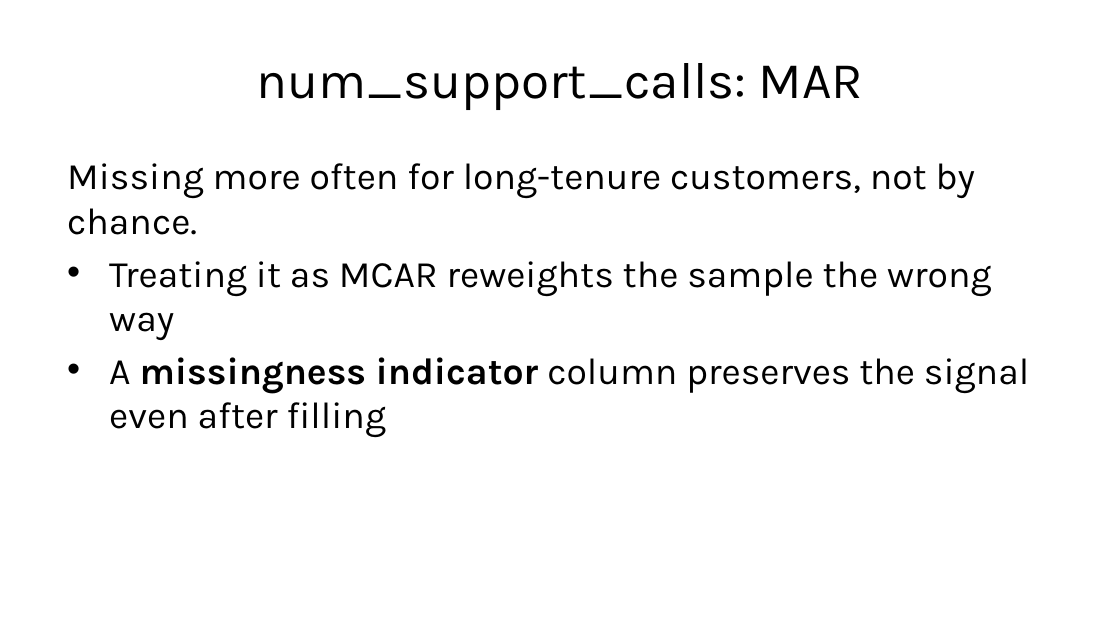
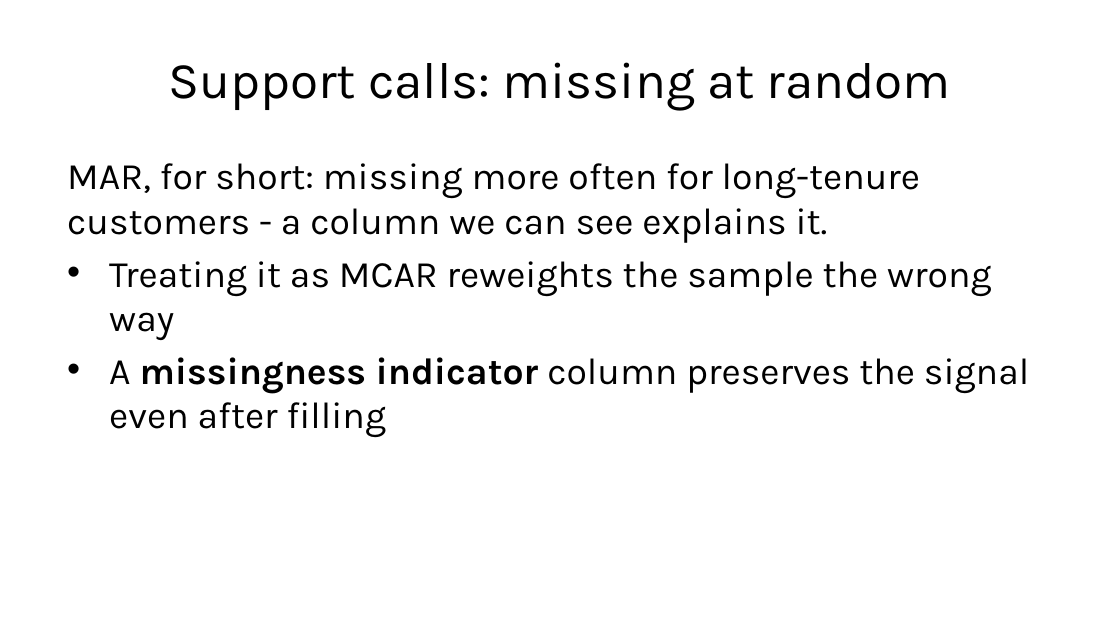
Before and after one commit to fabioantonini/technologies-for-artificial-intelligence, a slide deck: slide 12 of Lessons/02_data_exploration_and_preparation/Slides/data_exploration_and_preparation_slides.pptx. Drawn at 1120x630 pixels with LibreOffice and Linux fonts; fonts in the diff are those of the drawing; background and template pictures are left out. Boxes give left, top, right and bottom in pixels: in the first picture for what was removed or moved away, otherwise in the second. Text is boxed around its words. In the diff, an @@ line names an element or a change of style, - is before the commit and + after.

```diff
--- a/Lessons/02_data_exploration_and_preparation/Slides/data_exploration_and_preparation_slides.pptx
+++ b/Lessons/02_data_exploration_and_preparation/Slides/data_exploration_and_preparation_slides.pptx
@@ title at (168,62,951,110): text changed @@
-num_support_calls: MAR
+Support calls: missing at random
@@ text at (67,163,920,243): text changed @@
-Missing more often for long-tenure customers, not by chance.
+MAR, for short: missing more often for long-tenure customers - a column we can see explains it.
```
Also in this commit, not shown: 8 other slides changed, 6 other files.
